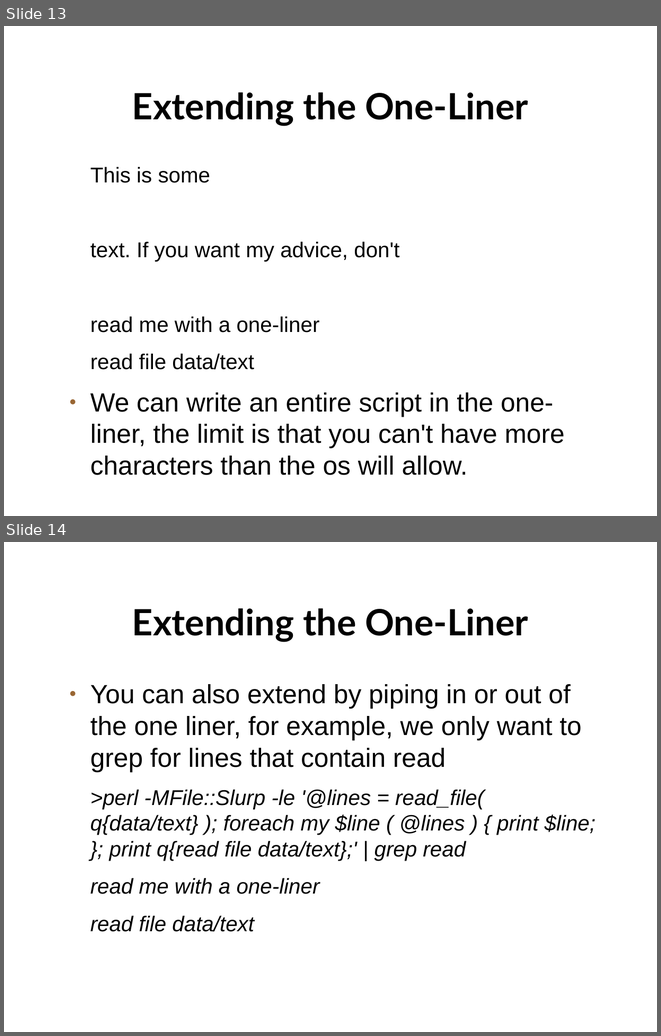
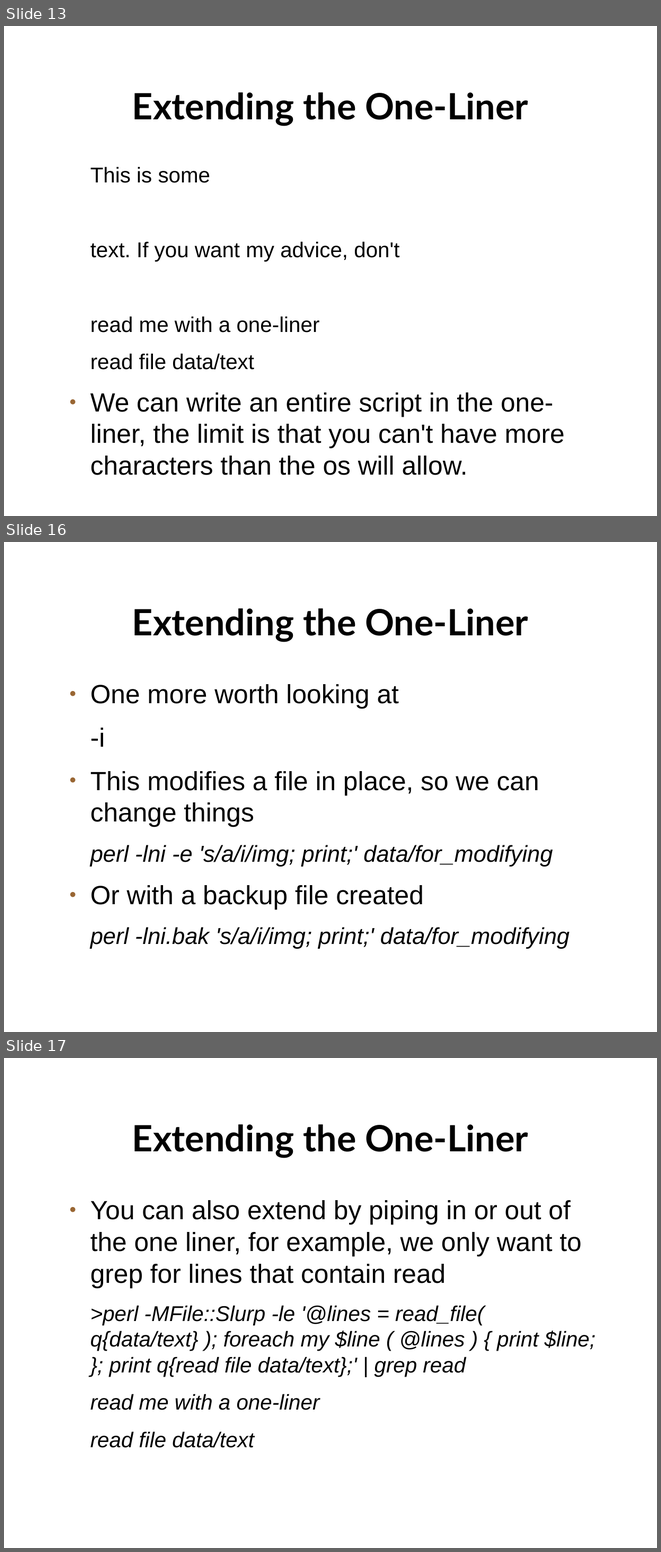
Before and after one commit to setitesuk/basic_perl_course, a slide deck: 11-one_liners/one_liners.odp. Shown one above the other, each under a label of ours: slides 13 and 14 before the commit, slides 13, 16 and 17 after it; the slides between them are not shown. The pictures are 661x1036 and 661x1552 pixels, drawn with LibreOffice and Linux fonts; fonts in the diff are those of the drawing; background and template pictures are left out. Boxes give left, top, right and bottom in pixels: in the first picture for what was removed or moved away, otherwise in the second. Text is boxed around its words. In the diff, an @@ line names an element or a change of style, - is before the commit and + after.

Commit message:
extend one-liners to include the n and i flags

```diff
--- a/11-one_liners/one_liners.odp
+++ b/11-one_liners/one_liners.odp
@@ slide 16 added at (4,542,657,1032), background picture (left out) @@
@@ title added at (132,608,528,642), 44 pt, text #000000, bold @@
+Extending the One-Liner
@@ text added at (90,684,570,949), 28 pt, text #000000, italic @@
+● One more worth looking at
+-i
+● This modifies a file in place, so we can change things
+perl -lni -e 's/a/i/img; print;' data/for_modifying
+● Or with a backup file created
+perl -lni.bak 's/a/i/img; print;' data/for_modifying
@@ what was slide 14 is now slide 17 @@
```
Also in this commit, not shown: 1 slide changed, 2 other slides added, 3 other files.
